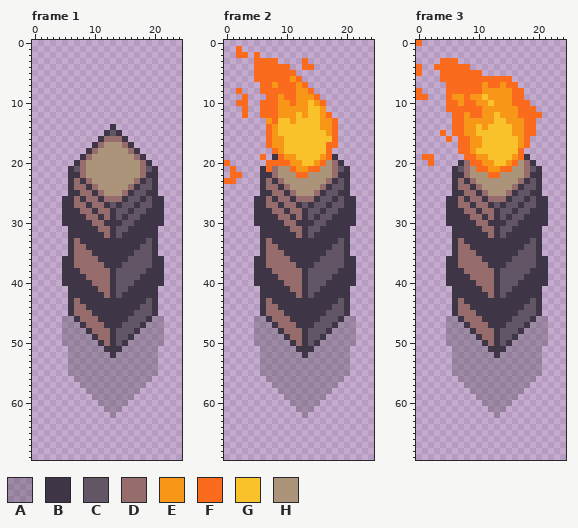
Pixel-art file: resources/asesprite/Torch.aseprite. The picture above is the old version.
25x70 pixels, 7 frames. Shown: frame 1, frame 2, frame 3. The commit also changed other frames, which this record leaves out.
Visible layers, top first: "Flame Wind 1", "Diffuse", "Shadow" opacity 37%.
Palette (. is transparent): A #00000030  B #3e3546  C #625565  D #966c6c  E #f79617  F #fb6b1d  G #f9c22b  H #ab947a
Pixels before, frame 1, first column x 5:
14 ........B........
15 .......BCB.......
16 ......BDDDB......
17 .....BDHHHDB.....
18 ....BDHHHHHDB....
19 ...BDHHHHHHHDB...
20 ..BDHHHHHHHHHDB..
21 .BCDHHHHHHHHHDCB.
22 .BBDHHHHHHHHHDBB.
23 .BDBDHHHHHHHDBCB.
24 .BDDBDHHHHHDBCCB.
25 .BBDDBDHHHDBCCBB.
26 BBDBDDBDDDBCCBCBB
27 BBDDBDDBCBCCBCCBB
28 BBBDDBDDBCCBCCBBB
29 BBBBDDBDBCBCCBBBB
30 BBBBBDDBBBCCBBBBB
31 .BBBBBDDBCCBBBBB.
32 .BBBBBBDBCBBBBBB.
33 .BDBBBBBBBBBBBCB.
34 .BDDBBBBBBBBBCCB.
35 .BDDDBBBBBBBCCCB.
36 BBDDDDBBBBBCCCCBB
37 BBDDDDDBBBCCCCCBB
38 BBBDDDDDBCCCCCBBB
39 BBBBDDDDBCCCCBBBB
40 BBBBBDDDBCCCBBBBB
41 .BBBBBDDBCCBBBBB.
42 .BBBBBBDBCBBBBBB.
43 .BDBBBBBBBBBBBCB.
44 .BDDBBBBBBBBBCCB.
45 .BDDDBBBBBBBCCCB.
46 AABDDDBBBBBCCCBAA
47 AAABDDDBBBCCCBAAA
48 AAAABDDDBCCCBAAAA
49 AAAAABDDBCCBAAAAA
50 AAAAAABDBCBAAAAAA
51 .AAAAAABBBAAAAAA.
52 .AAAAAAABAAAAAAA.
53 .AAAAAAAAAAAAAAA.
54 .AAAAAAAAAAAAAAA.
55 .AAAAAAAAAAAAAAA.
56 ..AAAAAAAAAAAAA..
57 ...AAAAAAAAAAA...
58 ....AAAAAAAAA....
59 .....AAAAAAA.....
60 ......AAAAA......
61 .......AAA.......
62 ........A........
Pixels before, frame 2, first column x 0:
 1 ..F...................
 2 ..FF.F................
 3 .....FFFF....F........
 4 .....FFFFFF..FF.......
 5 .....FFFFFFF..........
 6 .....FFFFFFEF.........
 7 ......FFEFFFEF........
 8 ..F...FFFFFFEEF.......
 9 ...F...FFEFFEEEF......
10 ..FF..FFFEEFEEGEF.....
11 ...F..FFFEEEEEGGE.....
12 ...F..FFFEEEGEGGEF....
13 .......EFGGEGGGGEEF...
14 .......FEGGGGGGGEEF...
15 .......FEGGGGGGGGEF...
16 .......FEEGGGGGGGGF...
17 .......FEEGGGGGGGFF...
18 ........FEGGGGGGGF....
19 ......F.BFEEGGGGEFB...
20 F......FFFFEEGGEFHDB..
21 .F....BFDHHFEEFFHHDCB.
22 .FF...BBDHHHFFHHHHDBB.
23 FF....BDBDHHHHHHHDBCB.
24 ......BDDBDHHHHHDBCCB.
25 ......BBDDBDHHHDBCCBB.
26 .....BBDBDDBDDDBCCBCBB
27 .....BBDDBDDBCBCCBCCBB
28 .....BBBDDBDDBCCBCCBBB
29 .....BBBBDDBDBCBCCBBBB
30 .....BBBBBDDBBBCCBBBBB
31 ......BBBBBDDBCCBBBBB.
32 ......BBBBBBDBCBBBBBB.
33 ......BDBBBBBBBBBBBCB.
34 ......BDDBBBBBBBBBCCB.
35 ......BDDDBBBBBBBCCCB.
36 .....BBDDDDBBBBBCCCCBB
37 .....BBDDDDDBBBCCCCCBB
38 .....BBBDDDDDBCCCCCBBB
39 .....BBBBDDDDBCCCCBBBB
40 .....BBBBBDDDBCCCBBBBB
41 ......BBBBBDDBCCBBBBB.
42 ......BBBBBBDBCBBBBBB.
43 ......BDBBBBBBBBBBBCB.
44 ......BDDBBBBBBBBBCCB.
45 ......BDDDBBBBBBBCCCB.
46 .....AABDDDBBBBBCCCBAA
47 .....AAABDDDBBBCCCBAAA
48 .....AAAABDDDBCCCBAAAA
49 .....AAAAABDDBCCBAAAAA
50 .....AAAAAABDBCBAAAAAA
51 ......AAAAAABBBAAAAAA.
52 ......AAAAAAABAAAAAAA.
53 ......AAAAAAAAAAAAAAA.
54 ......AAAAAAAAAAAAAAA.
55 ......AAAAAAAAAAAAAAA.
56 .......AAAAAAAAAAAAA..
57 ........AAAAAAAAAAA...
58 .........AAAAAAAAA....
59 ..........AAAAAAA.....
60 ...........AAAAA......
61 ............AAA.......
62 .............A........
Pixels before, frame 3, first column x 0:
 0 F.....................
 1 ......................
 2 ......................
 3 ....FFF...............
 4 F..FFFFFF.............
 5 F...FFFFFFF...........
 6 ....FFFFFFFFFFFF......
 7 .....FFFFFFEFFEFF.....
 8 F....FFFFFFEEEEEFF....
 9 FF...FEEFEEGEEEEFF....
10 .....FFEFFEEGEEEFFF...
11 .....FFFFFFEEEEEEFFF..
12 ......FFEFFEEGEEEFFFF.
13 ......FFEEEEEGGEEEFF..
14 ......FFEEGEGGGGEEFF..
15 ....F.FFEEGGGGGGEEFF..
16 .....F.FFEEGGGGGGEF...
17 .......FFEEGGGGGGEF...
18 .......FFEGGGGGGGF....
19 .FF.....FFEEGGGGEFB...
20 ..F....BDFFEEGGEFHDB..
21 ......BCDHFFEEFFHHDCB.
22 ......BBDHHHFFHHHHDBB.
23 ......BDBDHHHHHHHDBCB.
24 ......BDDBDHHHHHDBCCB.
25 ......BBDDBDHHHDBCCBB.
26 .....BBDBDDBDDDBCCBCBB
27 .....BBDDBDDBCBCCBCCBB
28 .....BBBDDBDDBCCBCCBBB
29 .....BBBBDDBDBCBCCBBBB
30 .....BBBBBDDBBBCCBBBBB
31 ......BBBBBDDBCCBBBBB.
32 ......BBBBBBDBCBBBBBB.
33 ......BDBBBBBBBBBBBCB.
34 ......BDDBBBBBBBBBCCB.
35 ......BDDDBBBBBBBCCCB.
36 .....BBDDDDBBBBBCCCCBB
37 .....BBDDDDDBBBCCCCCBB
38 .....BBBDDDDDBCCCCCBBB
39 .....BBBBDDDDBCCCCBBBB
40 .....BBBBBDDDBCCCBBBBB
41 ......BBBBBDDBCCBBBBB.
42 ......BBBBBBDBCBBBBBB.
43 ......BDBBBBBBBBBBBCB.
44 ......BDDBBBBBBBBBCCB.
45 ......BDDDBBBBBBBCCCB.
46 .....AABDDDBBBBBCCCBAA
47 .....AAABDDDBBBCCCBAAA
48 .....AAAABDDDBCCCBAAAA
49 .....AAAAABDDBCCBAAAAA
50 .....AAAAAABDBCBAAAAAA
51 ......AAAAAABBBAAAAAA.
52 ......AAAAAAABAAAAAAA.
53 ......AAAAAAAAAAAAAAA.
54 ......AAAAAAAAAAAAAAA.
55 ......AAAAAAAAAAAAAAA.
56 .......AAAAAAAAAAAAA..
57 ........AAAAAAAAAAA...
58 .........AAAAAAAAA....
59 ..........AAAAAAA.....
60 ...........AAAAA......
61 ............AAA.......
62 .............A........
The same view after the edit:
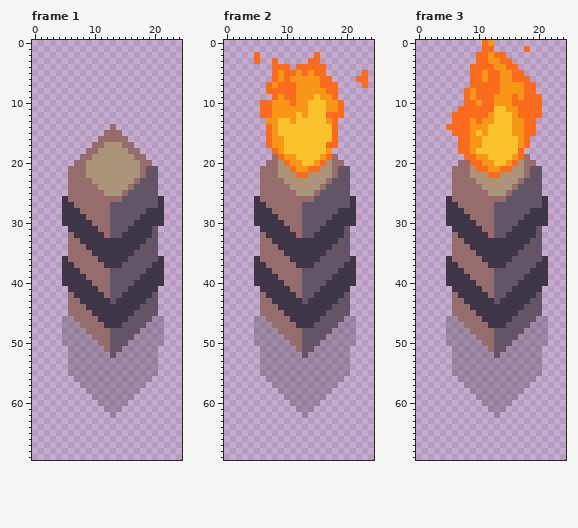
Diff:
layer "Flame" now shown
layer "Flame Wind 1" now hidden
Frame 1, layer "Diffuse":
y 14: x 13 B -> D
y 15: x 12..14 BCB -> DDD
y 16: x 11 B -> D; x 15 B -> D
y 17: x 10 B -> D; x 16 B -> D
y 18: x 9 B -> D; x 17 B -> D
y 19: x 8 B -> D; x 18 B -> D
y 20: x 7 B -> D; x 19 B -> D
y 21: x 6..7 BC -> DD; x 20 B -> C
y 22: x 6..7 BB -> DD; x 19..20 BB -> CC
y 23: x 6 B -> D; x 8 B -> D; x 18 B -> C; x 20 B -> C
y 24: x 6 B -> D; x 9 B -> D; x 17 B -> C; x 20 B -> C
y 25: x 6..7 BB -> DD; x 10 B -> D; x 16 B -> C; x 19..20 BB -> CC
y 26: x 6 B -> D; x 8 B -> D; x 11 B -> D; x 15 B -> C; x 18 B -> C; x 20 B -> C
y 27: x 9 B -> D; x 12 B -> D; x 14 B -> C; x 17 B -> C; x 20 B -> C
y 28: x 10 B -> D; x 13 B -> C; x 16 B -> C
y 29: x 11 B -> D; x 13 B -> C; x 15 B -> C
y 30: x 12..14 BBB -> DCC
y 31: x 13 B -> C; x 20 B -> C
y 32: x 6 B -> D; x 13 B -> C; x 20 B -> C
y 33..36: x 6 B -> D; x 20 B -> C
y 38..41: x 13 B -> C
y 42..43: x 6 B -> D; x 13 B -> C; x 20 B -> C
y 44..45: x 6 B -> D; x 20 B -> C
y 46: x 7 B -> D; x 19 B -> C
y 47: x 8 B -> D; x 18 B -> C
y 48: x 9 B -> D; x 13 B -> C; x 17 B -> C
y 49: x 10 B -> D; x 13 B -> C; x 16 B -> C
y 50: x 11 B -> D; x 13 B -> C; x 15 B -> C
y 51: x 12..14 BBB -> DCC
y 52: x 13 B -> C
Frame 2:
y 1: x 2 F -> .
y 2: x 2..3 FF -> ..; x 15 . -> F
y 3: x 6..7 FF -> ..; x 13..15 F.. -> .FF
y 4: x 5..7 FFF -> ...; x 12 . -> F; x 15..16 .. -> FF
y 5: x 5..7 FFF -> ...; x 9 F -> E; x 12..16 ..... -> EFEFF; x 23 . -> F
y 6: x 5..7 FFF -> ...; x 9 F -> E; x 12..17 F..... -> EEEEFF; x 22..23 .. -> FF
y 7: x 6 F -> .; x 13..18 F..... -> EEEFFF; x 23 . -> F
y 8: x 2 F -> .; x 6 F -> .; x 14..18 F.... -> EEEFF
y 9: x 3 F -> .; x 7 F -> .; x 15..18 F... -> GEEF
y 10: x 2..3 FF -> ..; x 8 F -> E; x 15..19 EF... -> GGEEF
y 11: x 3 F -> .; x 8 F -> E; x 16..19 E... -> GEEF
y 12: x 3 F -> .; x 8 F -> E; x 16 E -> G; x 18..19 .. -> FF
y 13: x 8 F -> E; x 16 E -> G
y 14: x 16..17 EE -> GG
y 15: x 17 E -> G
y 18: x 17 F -> E
y 19: x 6 F -> .; x 8 B -> D; x 18 B -> D
y 20: x 0 F -> .; x 7..9 FFF -> DDH; x 19 B -> D
y 21: x 1 F -> .; x 6..7 BF -> DD; x 20 B -> C
y 22: x 1..2 FF -> ..; x 6..7 BB -> DD; x 19..20 BB -> CC
y 23: x 0..1 FF -> ..; x 6 B -> D; x 8 B -> D; x 18 B -> C; x 20 B -> C
y 24: x 6 B -> D; x 9 B -> D; x 17 B -> C; x 20 B -> C
y 25: x 6..7 BB -> DD; x 10 B -> D; x 16 B -> C; x 19..20 BB -> CC
y 26: x 6 B -> D; x 8 B -> D; x 11 B -> D; x 15 B -> C; x 18 B -> C; x 20 B -> C
y 27: x 9 B -> D; x 12 B -> D; x 14 B -> C; x 17 B -> C; x 20 B -> C
y 28: x 10 B -> D; x 13 B -> C; x 16 B -> C
y 29: x 11 B -> D; x 13 B -> C; x 15 B -> C
y 30: x 12..14 BBB -> DCC
y 31: x 13 B -> C; x 20 B -> C
y 32: x 6 B -> D; x 13 B -> C; x 20 B -> C
y 33..36: x 6 B -> D; x 20 B -> C
y 38..41: x 13 B -> C
y 42..43: x 6 B -> D; x 13 B -> C; x 20 B -> C
y 44..45: x 6 B -> D; x 20 B -> C
y 46: x 7 B -> D; x 19 B -> C
y 47: x 8 B -> D; x 18 B -> C
y 48: x 9 B -> D; x 13 B -> C; x 17 B -> C
y 49: x 10 B -> D; x 13 B -> C; x 16 B -> C
y 50: x 11 B -> D; x 13 B -> C; x 15 B -> C
y 51: x 12..14 BBB -> DCC
y 52: x 13 B -> C
Frame 3:
y 0: x 0 F -> .; x 11..12 .. -> FE
y 1: x 11..12 .. -> FF; x 18 . -> F
y 2: x 10..14 ..... -> FFEFF
y 3: x 4..6 FFF -> ...; x 10..15 ...... -> FFEEFF
y 4: x 0 F -> .; x 3..16 FFFFFF........ -> ......FFFFEEFF
y 5: x 0 F -> .; x 4..8 FFFFF -> .....; x 11..17 ....... -> EFFEEFF
y 6: x 4..8 FFFFF -> .....; x 11 F -> E; x 14..18 FF... -> EEFFF
y 7: x 5..8 FFFF -> ....; x 11 E -> F; x 15..19 FF... -> EEEFF
y 8: x 0 F -> .; x 5..7 FFF -> ...; x 9 F -> E; x 11..13 EEE -> FFF; x 16..19 FF.. -> EEFF
y 9: x 0..1 FF -> ..; x 5..7 FEE -> ...; x 10..12 EGE -> FFF; x 17..20 F... -> EFFF
y 10: x 5..7 FFE -> ...; x 11..12 EG -> FF; x 19..20 .. -> FF
y 11: x 5..6 FF -> ..; x 11..14 EEEE -> FFGG; x 20 . -> F
y 12: x 8 E -> F; x 11 E -> F; x 14..15 EE -> GG
y 13: x 8 E -> F; x 10 E -> F; x 15 E -> G
y 14: x 5 . -> F; x 8 E -> F; x 10 G -> E
y 15: x 4 F -> .; x 8 E -> F; x 11 G -> E
y 16: x 5 F -> .
y 19: x 1..2 FF -> ..; x 18 B -> D
y 20: x 2 F -> .; x 7 B -> D; x 19 B -> D
y 21: x 6..7 BC -> DD; x 20 B -> C
y 22: x 6..7 BB -> DD; x 19..20 BB -> CC
y 23: x 6 B -> D; x 8 B -> D; x 18 B -> C; x 20 B -> C
y 24: x 6 B -> D; x 9 B -> D; x 17 B -> C; x 20 B -> C
y 25: x 6..7 BB -> DD; x 10 B -> D; x 16 B -> C; x 19..20 BB -> CC
y 26: x 6 B -> D; x 8 B -> D; x 11 B -> D; x 15 B -> C; x 18 B -> C; x 20 B -> C
y 27: x 9 B -> D; x 12 B -> D; x 14 B -> C; x 17 B -> C; x 20 B -> C
y 28: x 10 B -> D; x 13 B -> C; x 16 B -> C
y 29: x 11 B -> D; x 13 B -> C; x 15 B -> C
y 30: x 12..14 BBB -> DCC
y 31: x 13 B -> C; x 20 B -> C
y 32: x 6 B -> D; x 13 B -> C; x 20 B -> C
y 33..36: x 6 B -> D; x 20 B -> C
y 38..41: x 13 B -> C
y 42..43: x 6 B -> D; x 13 B -> C; x 20 B -> C
y 44..45: x 6 B -> D; x 20 B -> C
y 46: x 7 B -> D; x 19 B -> C
y 47: x 8 B -> D; x 18 B -> C
y 48: x 9 B -> D; x 13 B -> C; x 17 B -> C
y 49: x 10 B -> D; x 13 B -> C; x 16 B -> C
y 50: x 11 B -> D; x 13 B -> C; x 15 B -> C
y 51: x 12..14 BBB -> DCC
y 52: x 13 B -> C
